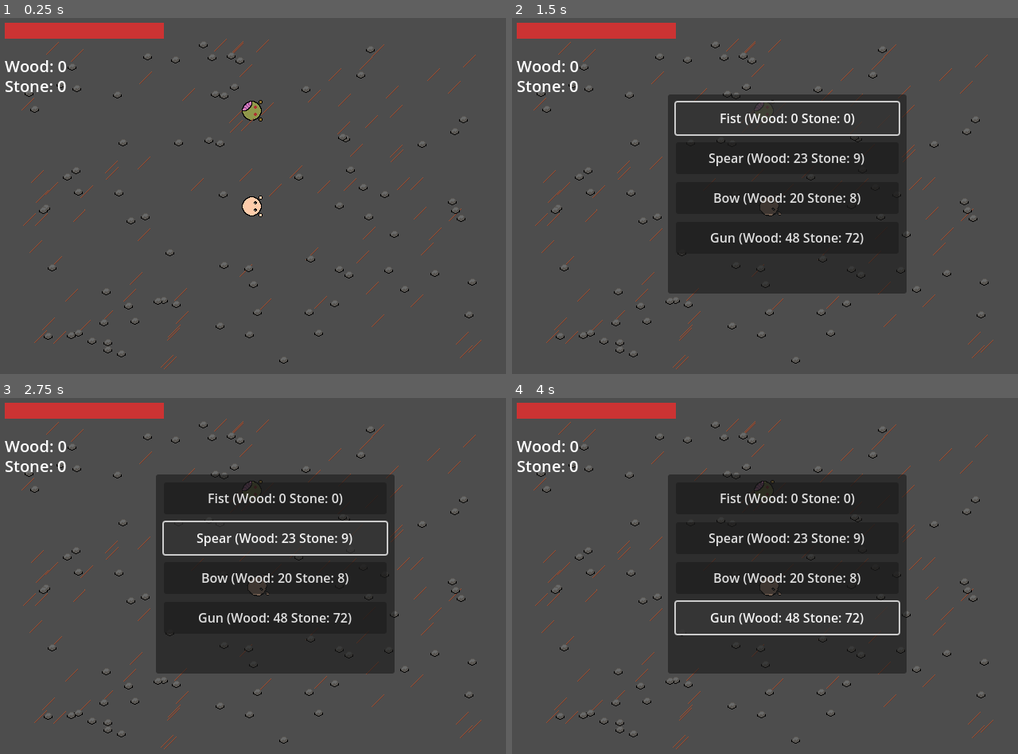
Above: before the commit, frames 1-4 (two rows, left to right).
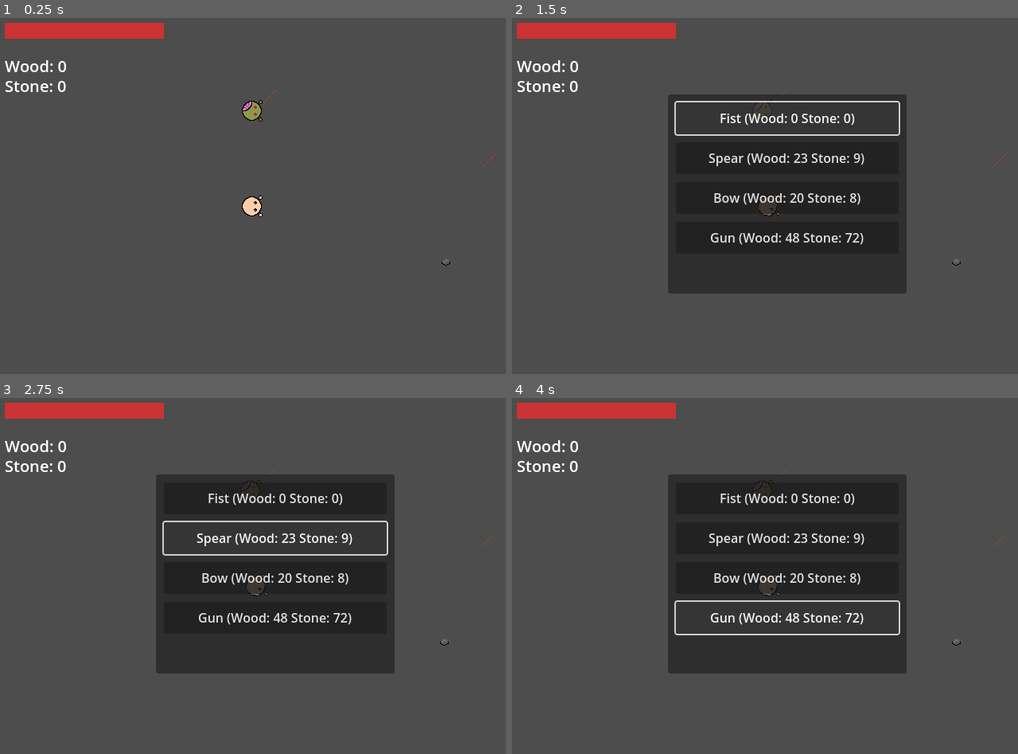
Above: after the commit, the same moments.

Repository: wondertrash/zombwio
Game: Godot game, scene res://main.tscn
The game is run twice, just before and just after one commit, with the same random seed, the same clock (stepped at 60 frames per second) and the same inputs.
Inputs (mouse positions are in pixels of both pictures, inside the frame that each line leads up to):
- Up to frame 1 (0.25 s): no input
- Up to frame 2 (1.5 s): tap Enter at 0.5 s; move the mouse to (876, 185) at 0.52 s; hold D (right) 0.53-1.25 s; tap C (craft) at 0.6 s; click (876, 185) at 0.67 s; click "Fist (Wood: 0 Stone: 0)" at 1.25 s
- Up to frame 3 (2.75 s): click "Spear (Wood: 23 Stone: 9)" at 2 s
- Up to frame 4 (4 s): click "Bow (Wood: 20 Stone: 8)" at 2.75 s; click "Gun (Wood: 48 Stone: 72)" at 3.5 s

The runs differ from the first frame. In frame 1, 1.8% of the frame differs, in the area x 4-98%, y 5-99%; in frame 2, 1.5%; in frame 3, 1.5%; in frame 4, 1.5%.

Commit message:
camera + map

Diff:
--- /dev/null
+++ b/zombwio/camera.tscn
@@ -0,0 +1,3 @@
+[gd_scene format=3 uid="uid://vdn8gwu8yafq"]
+
+[node name="Camera" type="Camera2D"]
--- a/zombwio/craftingui.gd
+++ b/zombwio/craftingui.gd
@@ -48,4 +48,4 @@
 		player.attack_range = 20 + range_bonus
 		print("Crafted ", item_name, "! Damage: ", player.attack_damage, " Range: ", player.attack_range)
 	else:
-		print("Not enough resources!")
+		print("Not enough resources")
--- a/zombwio/player.gd
+++ b/zombwio/player.gd
@@ -19,6 +19,11 @@
 func _ready():
 	add_to_group("player")
 	current_health = max_health
+	var camera = Camera2D.new()
+	camera.enabled = true
+	camera.position_smoothing_enabled = true
+	camera.position_smoothing_speed = 8.0
+	add_child(camera)
 func _process(delta):
 	look_at(get_global_mouse_position())
 	direction = Vector2(
@@ -45,6 +50,9 @@
 func _physics_process(_delta):
 	velocity = direction * default_speed * speed_multiplier
 	move_and_slide()
+	var map_size = Vector2(5120, 3840)
+	global_position.x = clamp(global_position.x, 0, map_size.x)
+	global_position.y = clamp(global_position.y, 0, map_size.y)
 	if Input.is_mouse_button_pressed(MOUSE_BUTTON_LEFT) and can_attack:
 		_perform_attack()
 func _perform_attack():
--- a/zombwio/resourcespawner.gd
+++ b/zombwio/resourcespawner.gd
@@ -1,6 +1,6 @@
 extends Node2D
 @export var resource_scene: PackedScene
-@export var spawn_area_size: Vector2 = Vector2(640, 480)
+@export var spawn_area_size: Vector2 = Vector2(5120, 3840)
 @export var spawn_map_buffer: float = 35.0
 @export var spawn_player_buffer: float = 35.0
 @export var wood_count: int = 80
